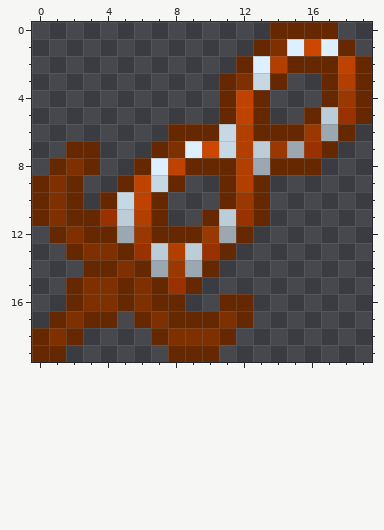
A pixel-art sprite gets an edit: CookieMod/Items/Weapons/Sweetnir.png. The first picture shows the starting point.
The file is 40x40 pixels, drawn in blocks of 2x2; one block is one cell here. Colours within 5 levels of each other are drawn and written as one.
Once edited:
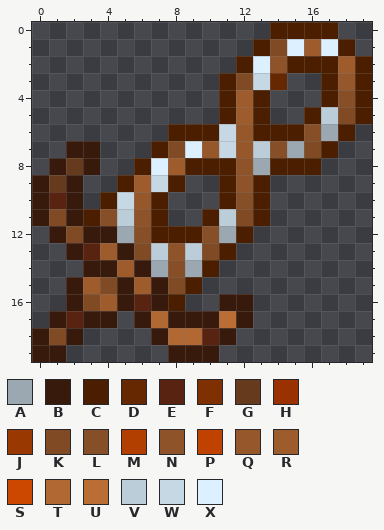
Palette (. is transparent): A #9ba8b2  B #381a0c  C #4c1e00  D #662800  E #592311  F #7f3000  G #663b1d  H #993200  J #993800  K #7f4a24  L #874f27  M #b23e00  N #8e5329  P #bf4200  Q #96582b  R #9e5c2d  S #cc4700  T #b26833  U #ba6d35  V #bccdda  W #c7d8e5  X #ddf0ff
Change:
Changed rows in their new state; - is an unchanged pixel.
first column x 0:
 0 --------------CCCC--
 1 -------------CK-R-C-
 2 ------------C-NCCCRC
 3 -----------CK----CQC
 4 -----------CRC---CLC
 5 -----------CRC--C-KC
 6 --------CCC-QCCCL-C-
 7 --BB---CK-Q-Q-L-KC--
 8 -BGB--C-RCCCN-CCC---
 9 BGB--CR-C--CNC------
10 BEB-C-QC---CLC------
11 BKBCL-NC--C-KC------
12 -BKBB-LCCCL-C-------
13 --BERBK-N-KC--------
14 ---BBRB-L-C---------
15 --BRKBRBKC----------
16 --BKRBEBC--BB-------
17 -BEBB-BTBBBUB-------
18 BKB----BTTEB--------
19 BB------BBB---------
Where, in picture pixels (left, top, right, bottom), the same in both pictures:
changed: (32, 22, 372, 362)
